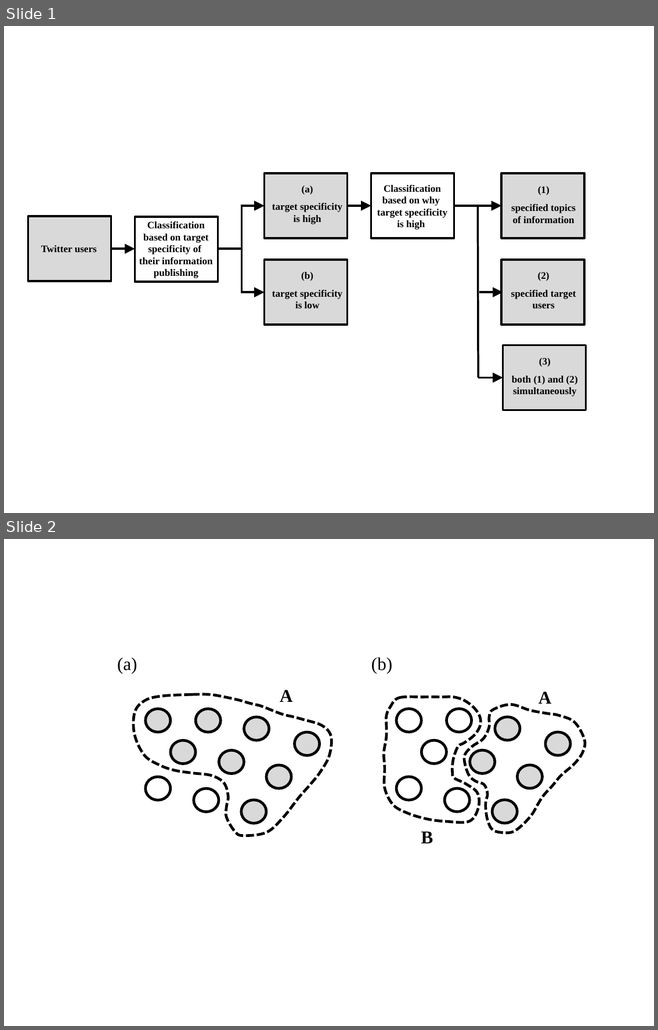
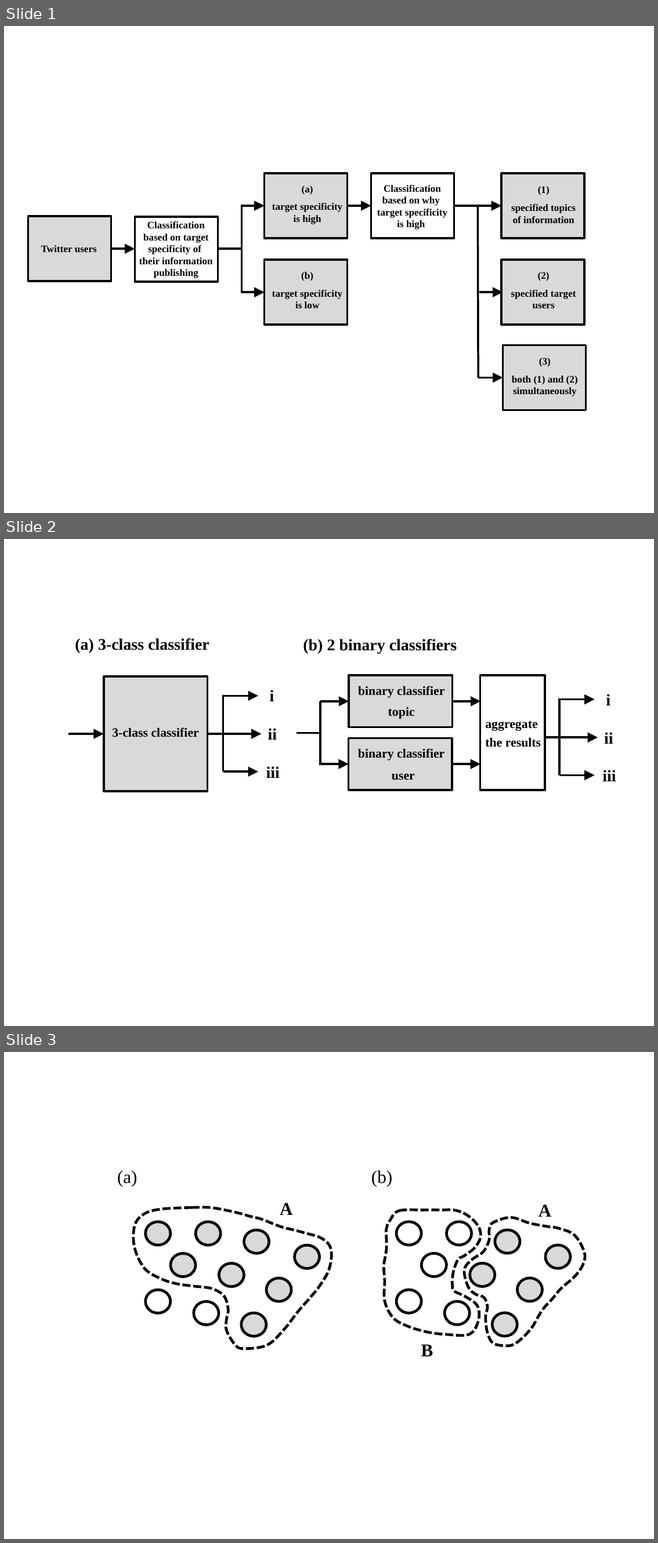
Before and after one commit to pika-shi/master_thesis, a slide deck: figure.pptx. Shown one above the other, each under a label of ours: slides 1 and 2 before the commit, slides 1, 2 and 3 after it. The pictures are 658x1030 and 658x1543 pixels, drawn with LibreOffice and Linux fonts; fonts in the diff are those of the drawing. Boxes give left, top, right and bottom in pixels: in the first picture for what was removed or moved away, otherwise in the second. Text is boxed around its words. In the diff, an @@ line names an element or a change of style, - is before the commit and + after.

```diff
--- a/figure.pptx
+++ b/figure.pptx
@@ slide 2 added at box(4, 539, 654, 1026), background #FFFFFF @@
@@ text added at box(75, 638, 209, 653), 18 pt, text #000000, bold @@
+(a) 3-class classifier
@@ text added at box(303, 639, 456, 654), 18 pt, text #000000, bold @@
+(b) 2 binary classifiers
@@ rectangle added at box(104, 676, 208, 791), fill #D9D9D9, outline #000000 2.25 pt @@
@@ rectangle added at box(349, 675, 452, 727), fill #D9D9D9, outline #000000 2.25 pt @@
@@ rectangle added at box(480, 675, 544, 790), fill #FFFFFF, outline #000000 2.25 pt @@
@@ line added from (223, 695) to (223, 772), #000000 2.25 pt @@
@@ text added at box(270, 690, 274, 701), 18 pt, text #000000, bold @@
+i
@@ text added at box(358, 686, 444, 698), 14 pt, text #000000, bold @@
+binary classifier
@@ text added at box(605, 694, 610, 705), 18 pt, text #000000, bold @@
+i
@@ arrow added from (223, 696) to (258, 696), #000000 2.25 pt @@
@@ line added from (320, 701) to (320, 765), #000000 2.25 pt @@
@@ arrow added from (320, 701) to (349, 701), #000000 2.25 pt @@
@@ text added at box(388, 707, 415, 719), 14 pt, text #000000, bold @@
+topic
@@ arrow added from (452, 701) to (480, 701), #000000 2.25 pt @@
@@ arrow added from (560, 700) to (594, 700), #000000 2.25 pt @@
@@ line added from (560, 698) to (560, 776), #000000 2.25 pt @@
@@ text added at box(112, 727, 199, 737), 14 pt, text #000000, bold @@
+3-class classifier
@@ text added at box(268, 728, 277, 740), 18 pt, text #000000, bold @@
+ii
@@ text added at box(485, 721, 540, 747), 14 pt, text #000000, bold @@
+aggregate
+the results
@@ arrow added from (68, 734) to (103, 734), #000000 2.25 pt @@
@@ arrow added from (208, 734) to (262, 734), #000000 2.25 pt @@
@@ line added from (296, 733) to (320, 733), #000000 2.25 pt @@
@@ rectangle added at box(349, 739, 452, 790), fill #D9D9D9, outline #000000 2.25 pt @@
@@ arrow added from (544, 738) to (598, 738), #000000 2.25 pt @@
@@ text added at box(604, 732, 613, 744), 18 pt, text #000000, bold @@
+ii
@@ arrow added from (320, 765) to (349, 765), #000000 2.25 pt @@
@@ text added at box(358, 748, 444, 761), 14 pt, text #000000, bold @@
+binary classifier
@@ arrow added from (452, 765) to (480, 765), #000000 2.25 pt @@
@@ arrow added from (223, 772) to (258, 772), #000000 2.25 pt @@
@@ text added at box(266, 766, 280, 778), 18 pt, text #000000, bold @@
+iii
@@ text added at box(391, 773, 415, 780), 14 pt, text #000000, bold @@
+user
@@ arrow added from (560, 776) to (594, 776), #000000 2.25 pt @@
@@ text added at box(602, 770, 615, 781), 18 pt, text #000000, bold @@
+iii
@@ what was slide 2 is now slide 3 @@
```
Also in this commit, not shown: 1 slide changed, 5 other files.
